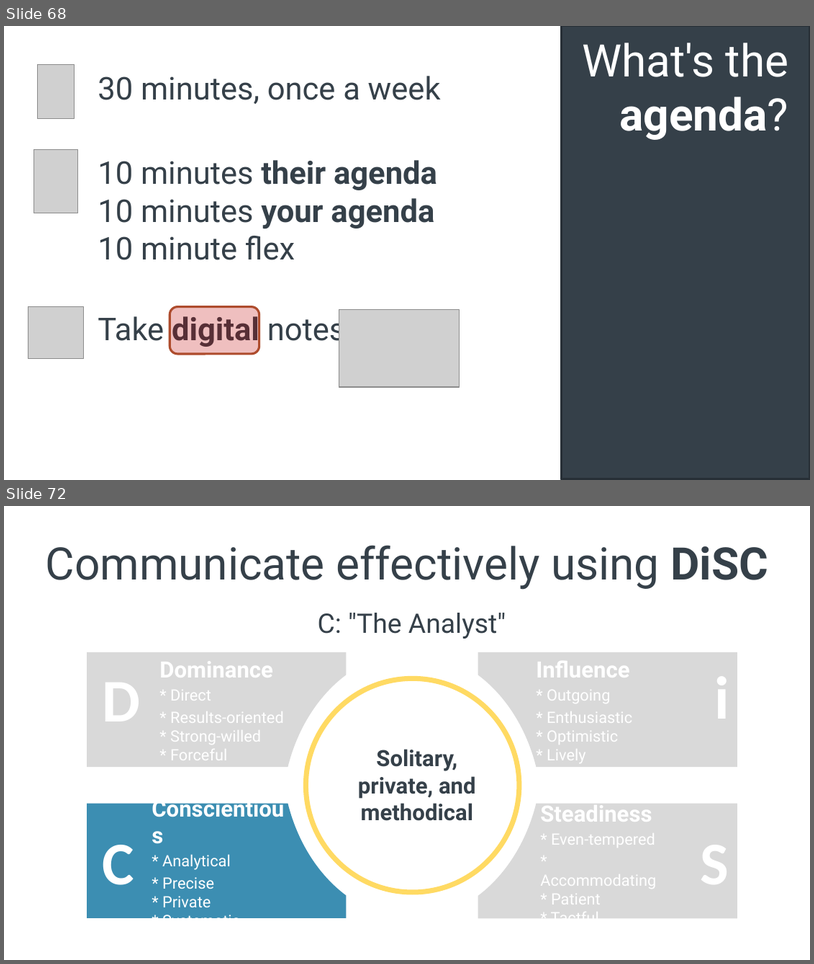
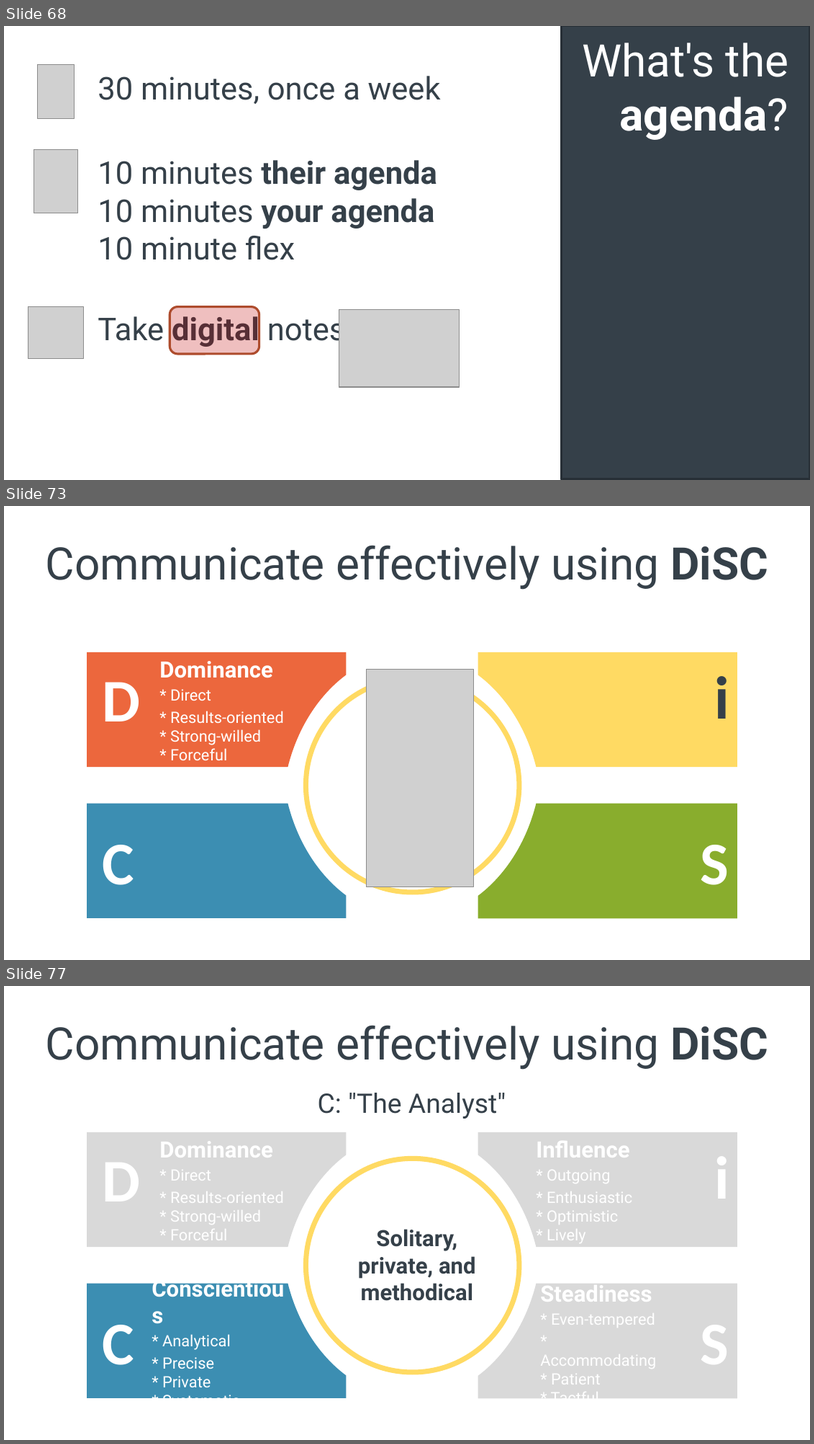
Before and after one commit to spetryjohnson/Talk---Hiring--Firing--and-Inspiring, a slide deck: Hiring, Firing, and Inspiring.pptx. Shown one above the other, each under a label of ours: slides 68 and 72 before the commit, slides 68, 73 and 77 after it; the slides between them are not shown. The pictures are 814x964 and 814x1444 pixels, drawn with LibreOffice and Linux fonts; fonts in the diff are those of the drawing; grey boxes stand for pictures. Boxes give left, top, right and bottom in pixels: in the first picture for what was removed or moved away, otherwise in the second. Text is boxed around its words. In the diff, an @@ line names an element or a change of style, - is before the commit and + after.

```diff
--- a/Hiring, Firing, and Inspiring.pptx
+++ b/Hiring, Firing, and Inspiring.pptx
@@ slide 73 added at (4, 506, 810, 960), background #FFFFFF @@
@@ title added at (46, 545, 769, 590), 40 pt, text #354049 @@
+Communicate effectively using DiSC
@@ freeform shape added at (87, 652, 347, 767), fill #EC673D @@
@@ freeform shape added at (478, 652, 738, 767), fill #FFDA63 @@
@@ text added at (160, 661, 284, 760), 14 pt, text #FFFFFF @@
+Dominance
+* Direct
+* Results-oriented
+* Strong-willed
+* Forceful
@@ picture added at (367, 669, 474, 887) @@
@@ text added at (715, 676, 730, 718), 54 pt, text #354049, bold @@
+i
@@ text added at (103, 682, 141, 721), 54 pt, text #FFFFFF, bold @@
+D
@@ freeform shape added at (306, 679, 520, 892), fill #FFFFFF, outline #FFDA63 4.5 pt @@
@@ freeform shape added at (87, 803, 347, 917), fill #3C8EB2 @@
@@ freeform shape added at (478, 803, 738, 918), fill #89AD2D @@
@@ text added at (103, 844, 134, 885), 54 pt, text #FFFFFF, bold @@
+C
@@ text added at (700, 844, 729, 885), 54 pt, text #FFFFFF, bold @@
+S
@@ what was slide 72 is now slide 77 @@
```
Also in this commit, not shown: 3 slides changed, 4 other slides added, 1 other file.
